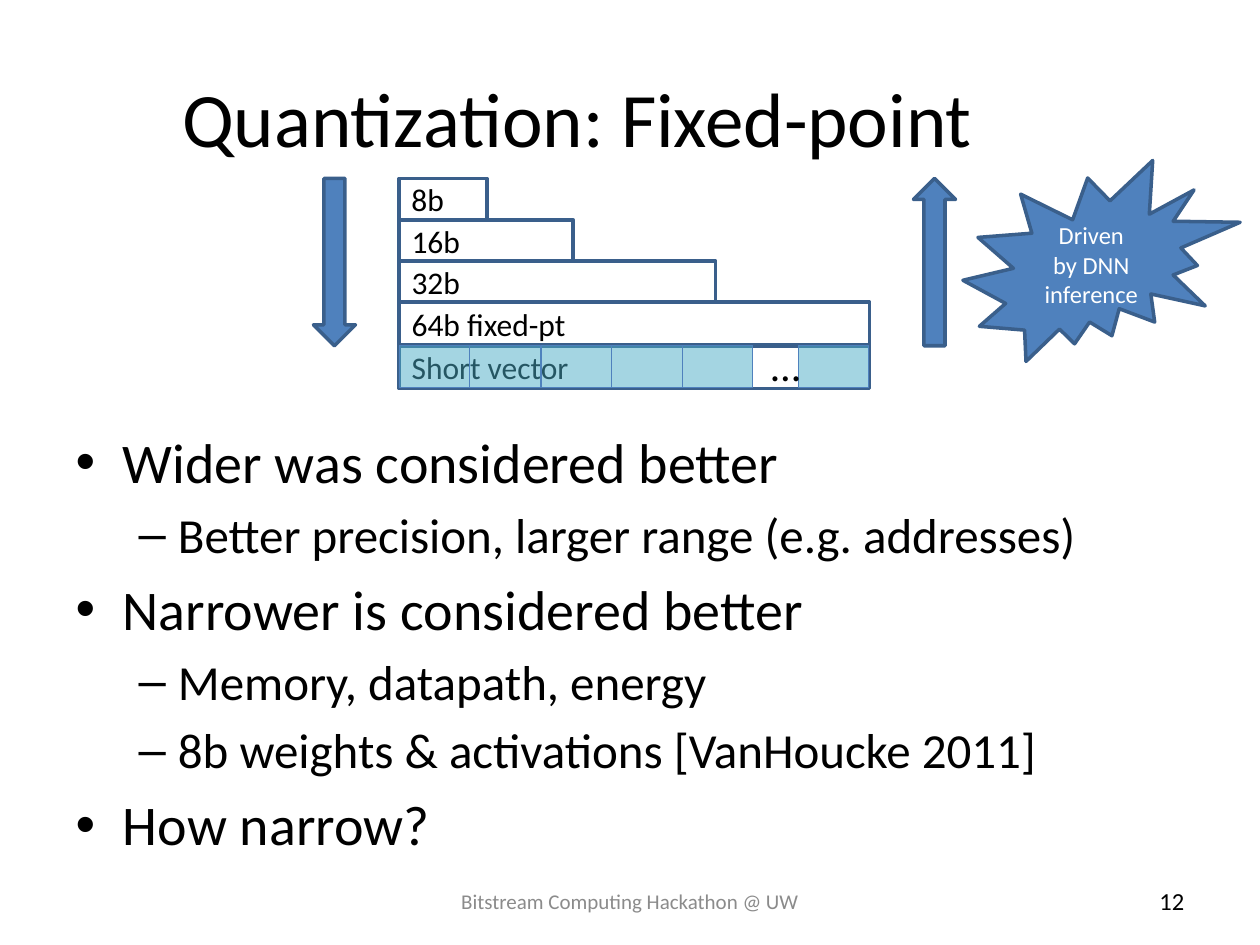
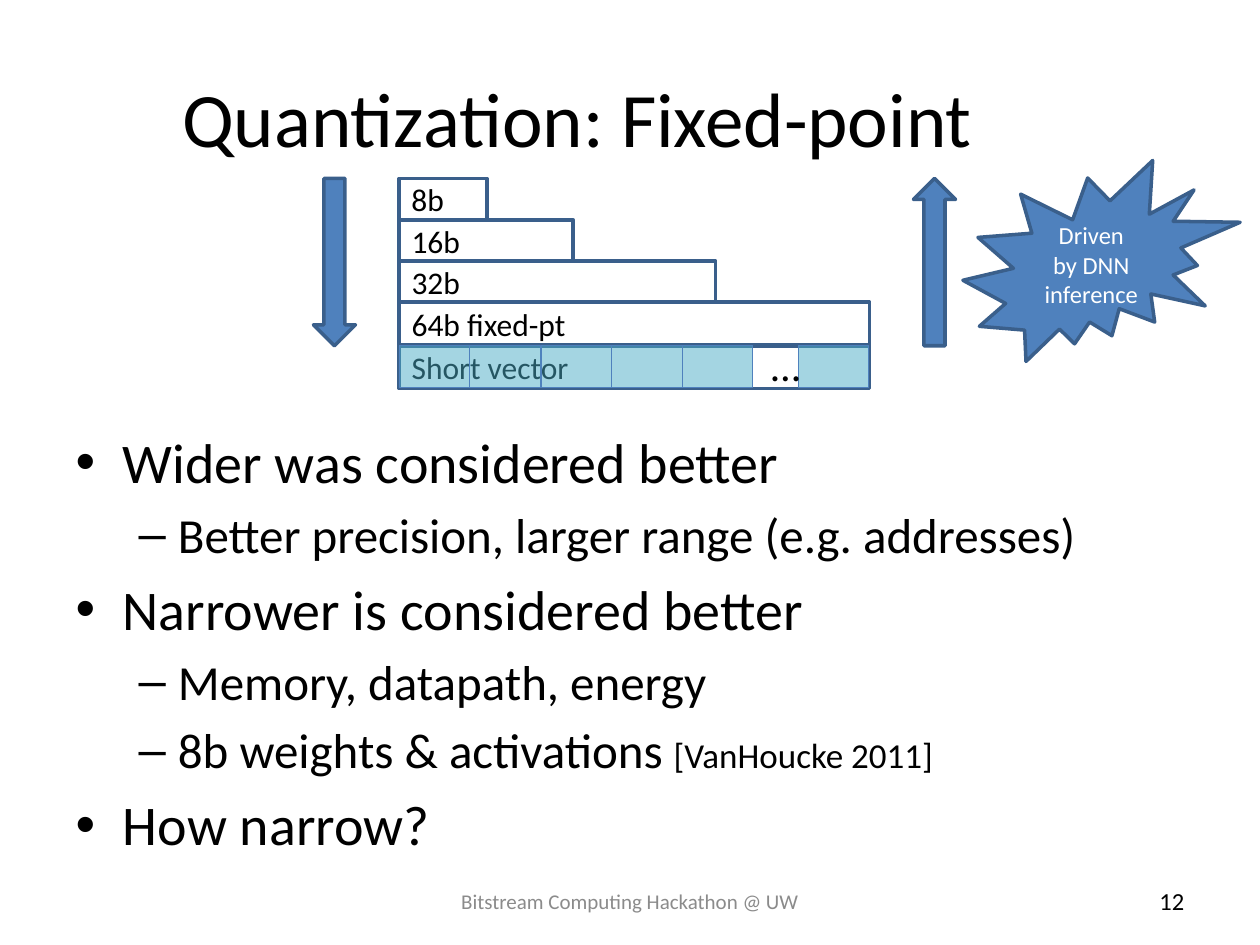
Before and after one commit to UW-PHARM/bitstream-hackathon, a slide deck: slide 12 of _assets/hackathon_introduction.pptx. Drawn at 1260x945 pixels with LibreOffice and Linux fonts; fonts in the diff are those of the drawing; background and template pictures are left out. Boxes give left, top, right and bottom in pixels: in the first picture for what was removed or moved away, otherwise in the second. Text is boxed around its words. In the diff, an @@ line names an element or a change of style, - is before the commit and + after.

```diff
--- a/_assets/hackathon_introduction.pptx
+++ b/_assets/hackathon_introduction.pptx
@@ text at [178,734,933,777]: size 28 to 20 pt in "[VanHoucke 2011]" @@
```
Also in this commit, not shown: 7 other slides changed, 2 slides added, 1 slide removed.
